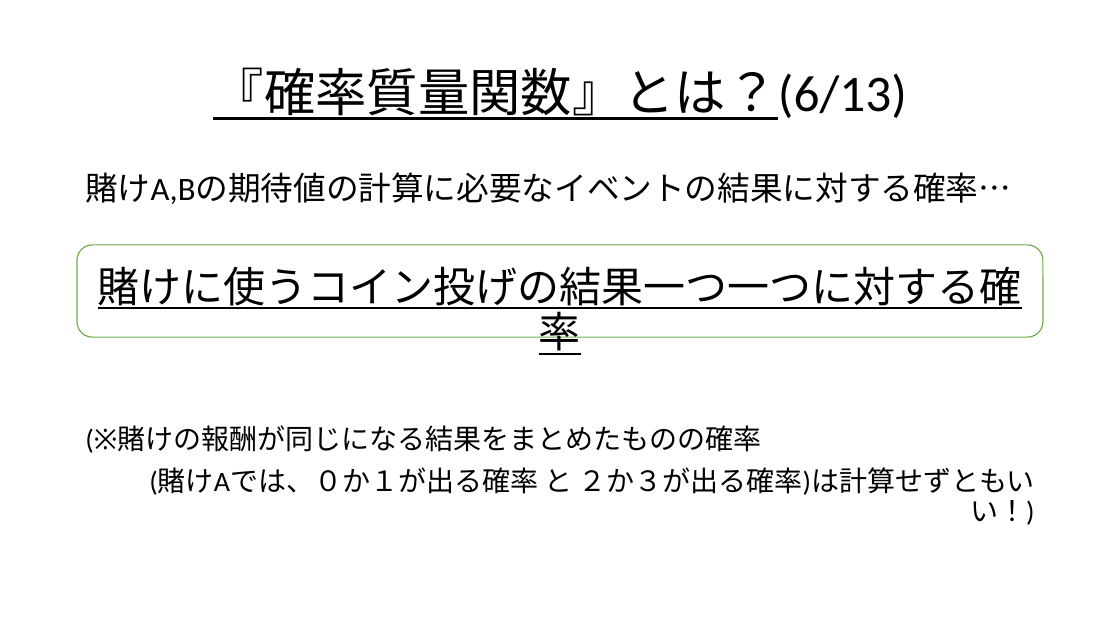
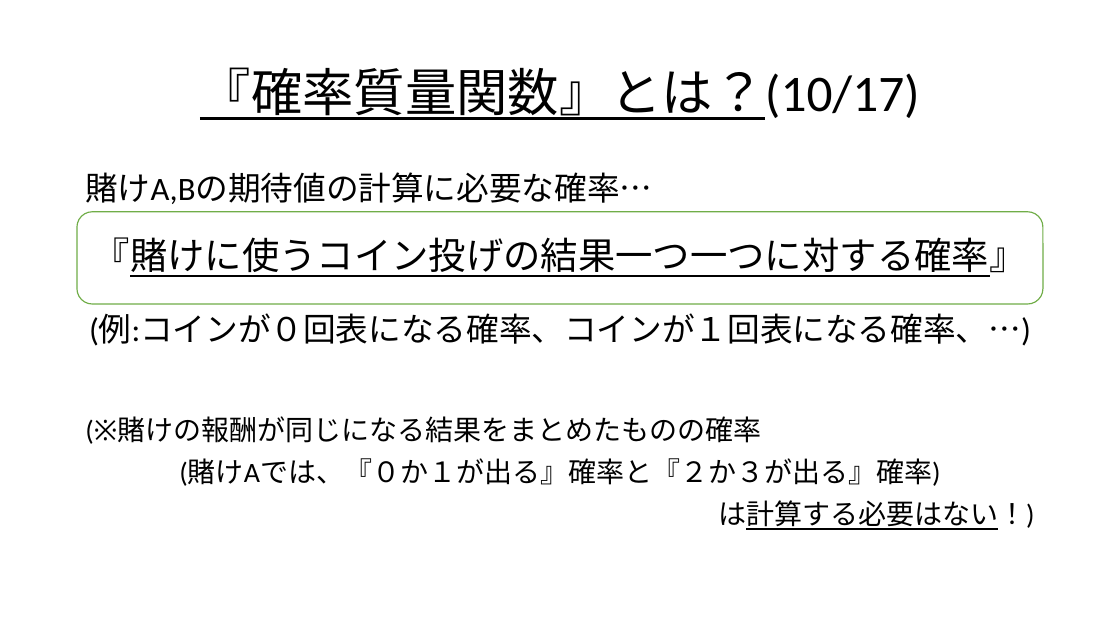
Before and after one commit to Ryo-KATAYAMA/Senior_Project, a slide deck: slide 45 of Chapter4_1.pptx (slide 43 before the commit). Drawn at 1120x630 pixels with LibreOffice and Linux fonts; fonts in the diff are those of the drawing. Boxes give left, top, right and bottom in pixels: in the first picture for what was removed or moved away, otherwise in the second. Text is boxed around its words. In the diff, an @@ line names an element or a change of style, - is before the commit and + after.

```diff
--- a/Chapter4_1.pptx
+++ b/Chapter4_1.pptx
@@ title at (200, 67, 920, 120): text changed @@
-『確率質量関数』とは？(6/13)
+『確率質量関数』とは？(10/17)
@@ text at (85, 172, 1031, 346): text changed @@
-賭けA,Bの期待値の計算に必要なイベントの結果に対する確率…
-賭けに使うコイン投げの結果一つ一つに対する確率
+賭けA,Bの期待値の計算に必要な確率…
+(例:コインが０回表になる確率、コインが１回表になる確率、…)
@@ rounded rectangle added at (77, 212, 1044, 304), fill #FFFFFF, outline #70AD47 1 pt, 32 pt, text #000000, underline @@
+『賭けに使うコイン投げの結果一つ一つに対する確率』
@@ rounded rectangle removed at (77, 245, 1044, 338) @@
@@ text at (179, 459, 1035, 530): text changed @@
-(賭けAでは、０か１が出る確率 と ２か３が出る確率)は計算せずともいい！)
+(賭けAでは、『０か１が出る』確率と『２か３が出る』確率)
+は計算する必要はない！)
```
Also in this commit, not shown: 25 other slides changed, 4 slides added, 2 slides removed.
